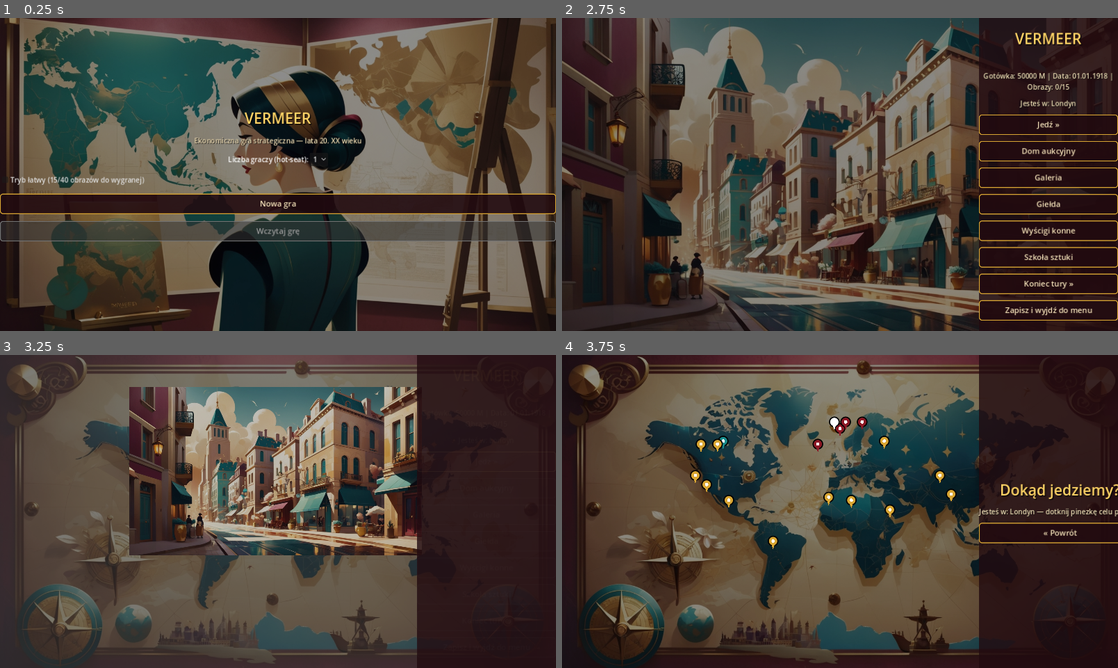
Above: before the commit, frames 1-4 (two rows, left to right).
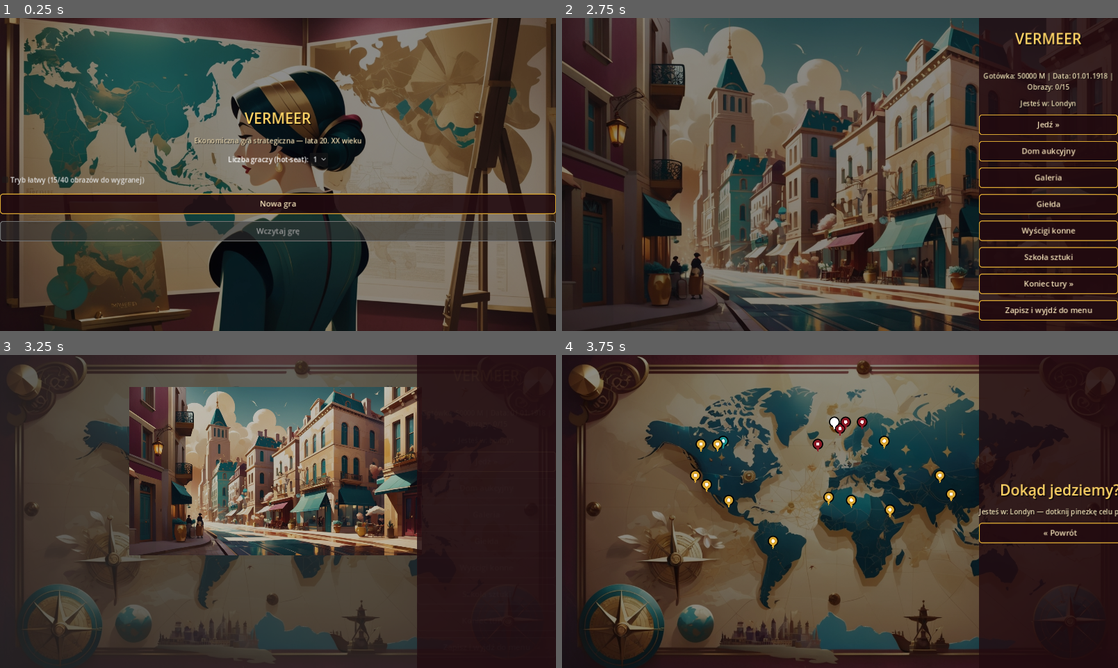
Above: after the commit, the same moments.

Repository: cinekm20/the-forger-retro-tycoon
Game: Godot game, scene res://scenes/main_menu/MainMenu.tscn
Same seed, same stepped clock (60 frames per second), same inputs: the game is played once before the commit and once after it.
Inputs:
- Up to frame 1 (0.25 s): no input
- Up to frame 2 (2.75 s): click "1" at 0.5 s; click "Tryb łatwy (15/40 obrazów do …" at 1.25 s; click "Nowa gra" at 2 s
- Up to frame 3 (3.25 s): click "Jedź »" at 2.75 s
- Up to frame 4 (3.75 s): no input

Frames 1-2 are identical in both runs. In frame 3, 3.4% of the frame differs, in the area x 3-75%, y 0-96%; in frame 4, nothing differs.

Commit message:
Napraw jasność zoom-transition i naprawdę zieloną CI
- TravelAnimation.gd / Hub.gd: rosnące/pojawiające się tło podczas
  zoom-in i zoom-out nie miało przyciemniającej nakładki (alpha 0.45),
  którą ma docelowa scena — widoczny skok jasności w momencie
  przełączenia. Dodana nakładka jako DZIECKO animowanego tła (nie osobny
  węzeł), więc dziedziczy dokładnie tę samą transformację skali/pivotu
  (Hub) albo modulate (TravelAnimation) bez osobnego tweena.

- .github/workflows/godot-check.yml: CI failowało od samego początku
  (sprawdzone: wszystkie 20 ostatnich uruchomień, sięgające 18 lipca) —
  "Identifier ScreenHelpers not declared in the current scope". Przyczyna:
  świeży checkout nie ma .godot/ (gitignored), więc Godot nie zbudował
  jeszcze global_script_class_cache.cfg (indeksu wszystkich `class_name`),
  a --headless --quit tego nie robi. Dodany krok --headless --import przed
  boot-checkiem — buduje cache przez pełny skan/import projektu, dokładnie
  to, co Godot robi automatycznie przy pierwszym otwarciu w edytorze.

Diff:
--- a/game/scenes/hub/Hub.gd
+++ b/game/scenes/hub/Hub.gd
@@ -91,6 +91,19 @@
 	add_child(map_bg)
 	move_child(map_bg, 0)  # pod hub_bg, który się kurczy i odsłania mapę
 
+	## Ta sama przyciemniająca nakładka co docelowy TravelMap.tscn (alpha
+	## 0.45, patrz ScreenHelpers.make_background_with_overlay) — bez niej
+	## pojawiająca się mapa była jaśniejsza niż finalny ekran mapy, widoczny
+	## skok jasności przy przełączeniu scen (ten sam problem co przy
+	## zoom-inie w TravelAnimation.gd). Dziecko map_bg — jego modulate:a
+	## (fade-in mapy) cascaduje na dzieci, więc nakładka ciemnieje w tym
+	## samym tempie co pojawia się mapa, bez osobnego tweena.
+	var map_overlay := ColorRect.new()
+	map_overlay.color = Color(0, 0, 0, 0.45)
+	map_overlay.set_anchors_preset(Control.PRESET_FULL_RECT)
+	map_overlay.mouse_filter = Control.MOUSE_FILTER_IGNORE
+	map_bg.add_child(map_overlay)
+
 	hub_bg.pivot_offset = target_pos
 	var pin_scale := MapPinScript.PIN_SIZE / viewport_size
 
--- a/game/scenes/travel_animation/TravelAnimation.gd
+++ b/game/scenes/travel_animation/TravelAnimation.gd
@@ -78,6 +78,17 @@
 	arrival_bg.scale = MapPinScript.PIN_SIZE / viewport_size
 	add_child(arrival_bg)
 
+	## Ta sama przyciemniająca nakładka co w Hub.gd (make_background_with_overlay,
+	## alpha 0.45) — bez niej rosnący obrazek był jaśniejszy niż docelowy Hub,
+	## widoczny skok jasności w momencie przełączenia scen. Dziecko arrival_bg,
+	## nie osobny węzeł na scenie — dzięki temu dziedziczy dokładnie tę samą
+	## transformację skali/pivotu bez osobnego tweena, gwarantowana synchronizacja.
+	var arrival_overlay := ColorRect.new()
+	arrival_overlay.color = Color(0, 0, 0, 0.45)
+	arrival_overlay.set_anchors_preset(Control.PRESET_FULL_RECT)
+	arrival_overlay.mouse_filter = Control.MOUSE_FILTER_IGNORE
+	arrival_bg.add_child(arrival_overlay)
+
 	var tween := create_tween()
 	tween.set_parallel(true)
 	tween.tween_property(arrival_bg, "scale", Vector2.ONE, ARRIVAL_ZOOM_DURATION)
Not shown, changed: .github/workflows/godot-check.yml
